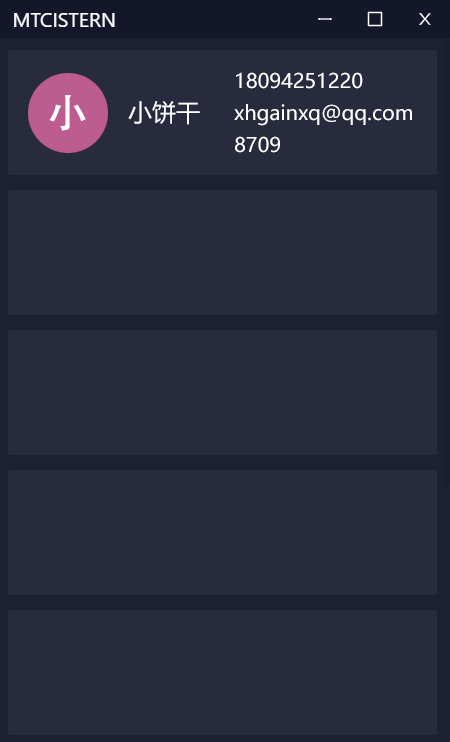
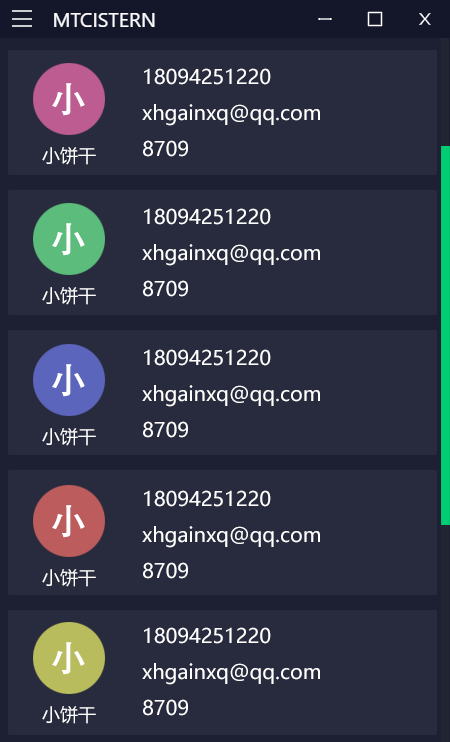
Layered file, before and after one edit (450px x 742px). Changes by layer:
added group "组 2 副本 4" with 5 layers above "组 2 副本 3" over [33, 622, 320, 724]
added group "组 1" (1st of 5, in "组 2 副本 4") with 2 layers in group "组 2 副本 4" over [33, 622, 105, 694]
added layer "图层 2" (1st of 5, in "组 2 副本 4" › "组 1") in group "组 1" over [33, 622, 105, 694]
added layer "18094251220 xhgainxq@qq.com 8709" (1st of 5, in "组 2 副本 4") in group "组 2 副本 4" over [142, 627, 320, 716]
added group "组 2 副本 3" with 5 layers above "组 2 副本 2" over [33, 485, 320, 587]
added group "组 1" (2nd of 5, in "组 2 副本 3") with 2 layers in group "组 2 副本 3" over [33, 485, 105, 557]
added layer "图层 2" (2nd of 5, in "组 2 副本 3" › "组 1") in group "组 1" over [33, 485, 105, 557]
added layer "18094251220 xhgainxq@qq.com 8709" (2nd of 5, in "组 2 副本 3") in group "组 2 副本 3" over [142, 490, 320, 579]
added group "组 2 副本 2" with 5 layers above "组 2 副本" over [33, 344, 320, 446]
added group "组 1" (3rd of 5, in "组 2 副本 2") with 2 layers in group "组 2 副本 2" over [33, 344, 105, 416]
added layer "图层 2" (3rd of 5, in "组 2 副本 2" › "组 1") in group "组 1" over [33, 344, 105, 416]
added layer "18094251220 xhgainxq@qq.com 8709" (3rd of 5, in "组 2 副本 2") in group "组 2 副本 2" over [142, 349, 320, 438]
added group "组 2 副本" with 5 layers above "组 2" over [33, 203, 320, 305]
added layer "18094251220 xhgainxq@qq.com 8709" (4th of 5, in "组 2 副本") in group "组 2 副本" over [142, 208, 320, 297]
added group "组 2" with 5 layers above "组 3" over [33, 63, 320, 165]
moved "图层 2" (5th of 5, in "组 2" › "组 1") into group "组 1", painted on it over [28, 63, 108, 153]
moved "小饼干" (5th of 5, in "组 2") into group "组 2", painted on it over [42, 101, 200, 165]
moved "18094251220 xhgainxq@qq.com 8709" (5th of 5, in "组 2") into group "组 2", painted on it over [142, 68, 412, 157]
added group "组 3" with 2 layers above "组 4" over [441, 38, 450, 742]
added layer "图层 3" in group "组 3" over [441, 38, 449, 742]
…and 19 more changes (17 added, 2 painted, 1 stack)
